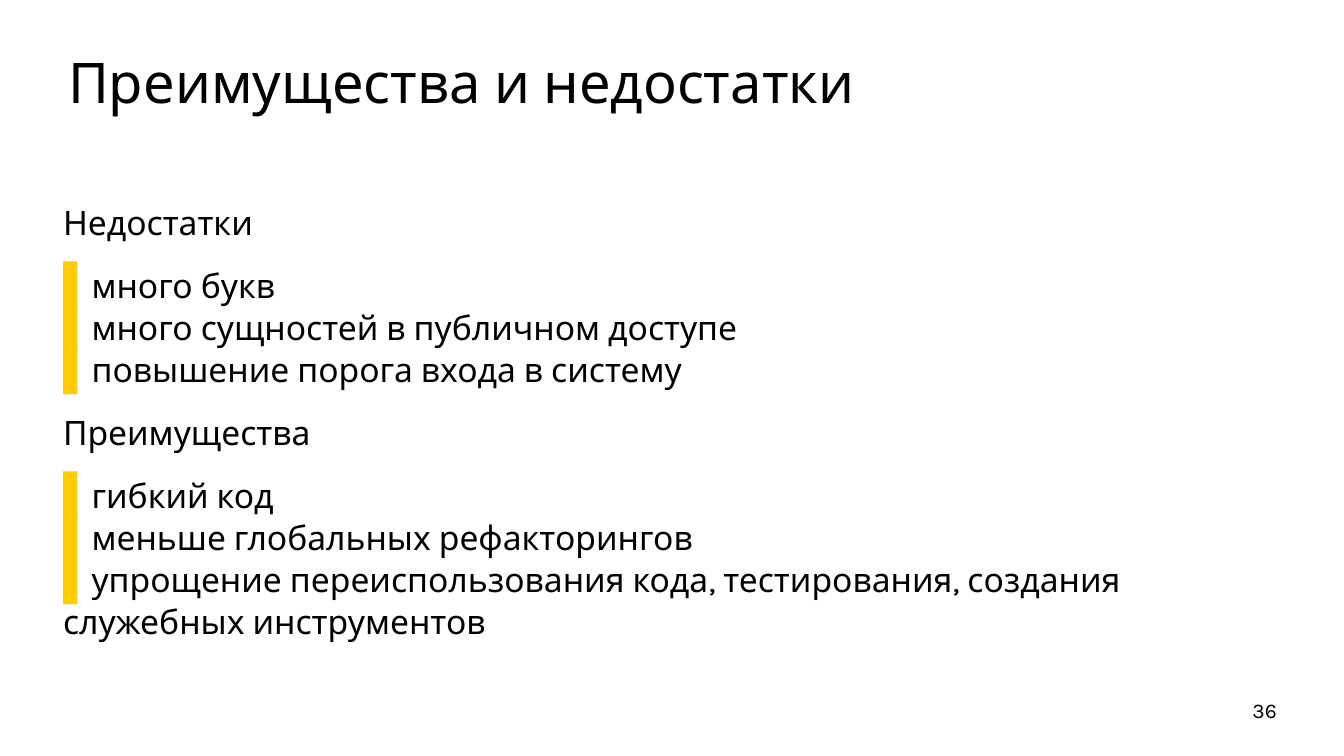
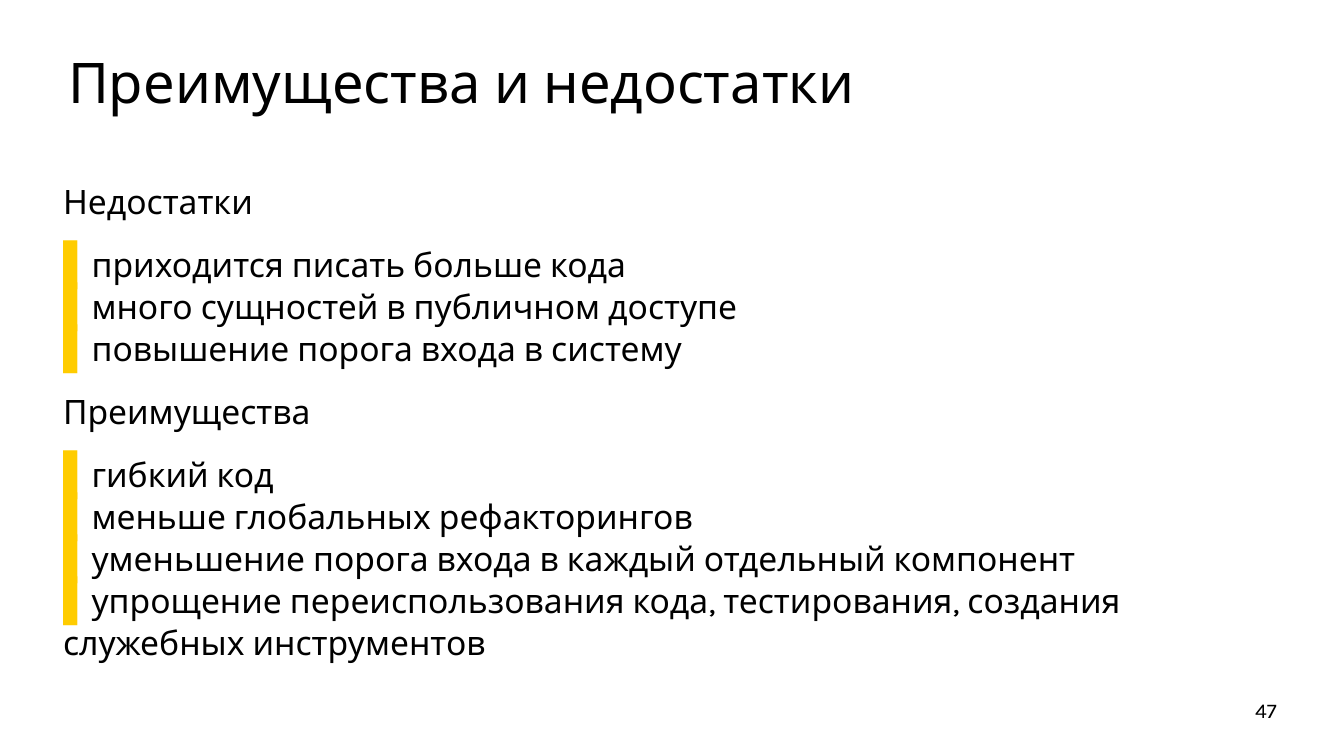
Before and after one commit to ishfb/cpprus17, a slide deck: slide 47 of slides.pptx (slide 36 before the commit). Drawn at 1344x756 pixels with LibreOffice and Linux fonts; fonts in the diff are those of the drawing. Boxes give left, top, right and bottom in pixels: in the first picture for what was removed or moved away, otherwise in the second. Text is boxed around its words. In the diff, an @@ line names an element or a change of style, - is before the commit and + after.

```diff
--- a/slides.pptx
+++ b/slides.pptx
@@ text at [92,251,626,285]: text changed @@
-  ▌ много букв
+  ▌ приходится писать больше кода
@@ text at [92,545,1076,579]: paragraph added @@
+  ▌ уменьшение порога входа в каждый отдельный компонент
@@ page number at [1255,704,1277,718]: text changed @@
-36
+47
```
Also in this commit, not shown: 2 other slides changed, 11 slides added, 1 other file.
